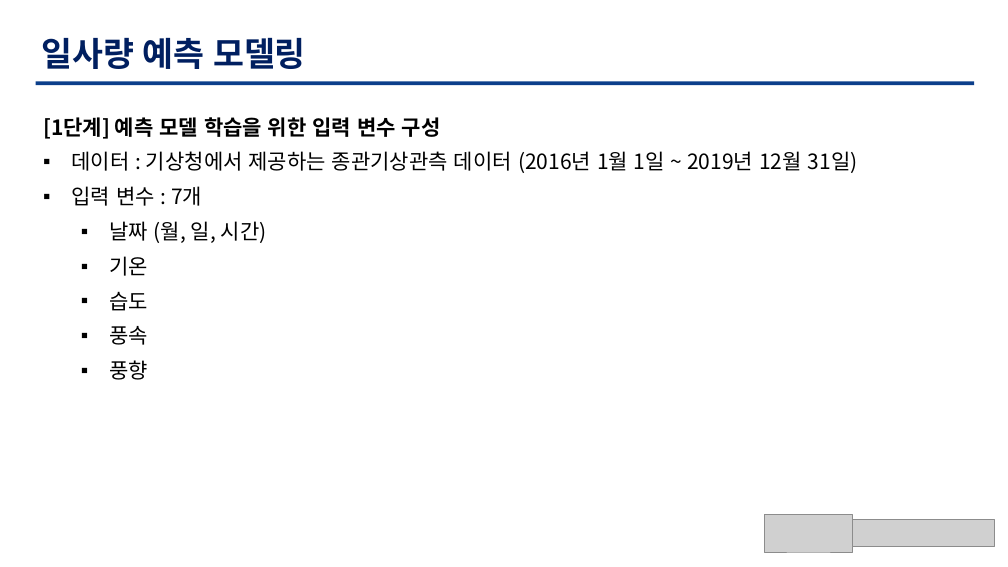
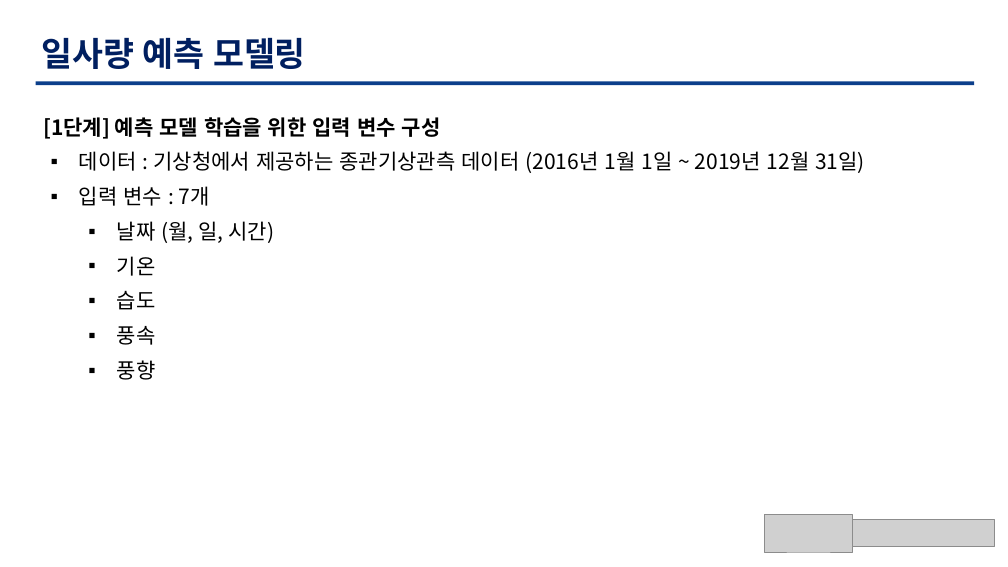
Before and after one commit to TaegyuHan/Solar_radiation_prediction_model, a slide deck: slide 8 of KICS_PT/[KICS] 모델 poster.pptx. Drawn at 1008x567 pixels with LibreOffice and Linux fonts; fonts in the diff are those of the drawing; grey boxes stand for pictures. Boxes give left, top, right and bottom in pixels: in the first picture for what was removed or moved away, otherwise in the second. Text is boxed around its words. In the diff, an @@ line names an element or a change of style, - is before the commit and + after.

```diff
--- a/KICS_PT/[KICS] 모델 poster.pptx
+++ b/KICS_PT/[KICS] 모델 poster.pptx
@@ text "데이터 : 기상청에서 제공하는 종관기상관측 ...": place and size @@
-text "데이터 : 기상청에서 제공하는 종관기상관측 ..." at [43, 117, 858, 380]
+text "데이터 : 기상청에서 제공하는 종관기상관측 ..." at [79, 151, 865, 380]
```
Also in this commit, not shown: 3 other slides changed.
